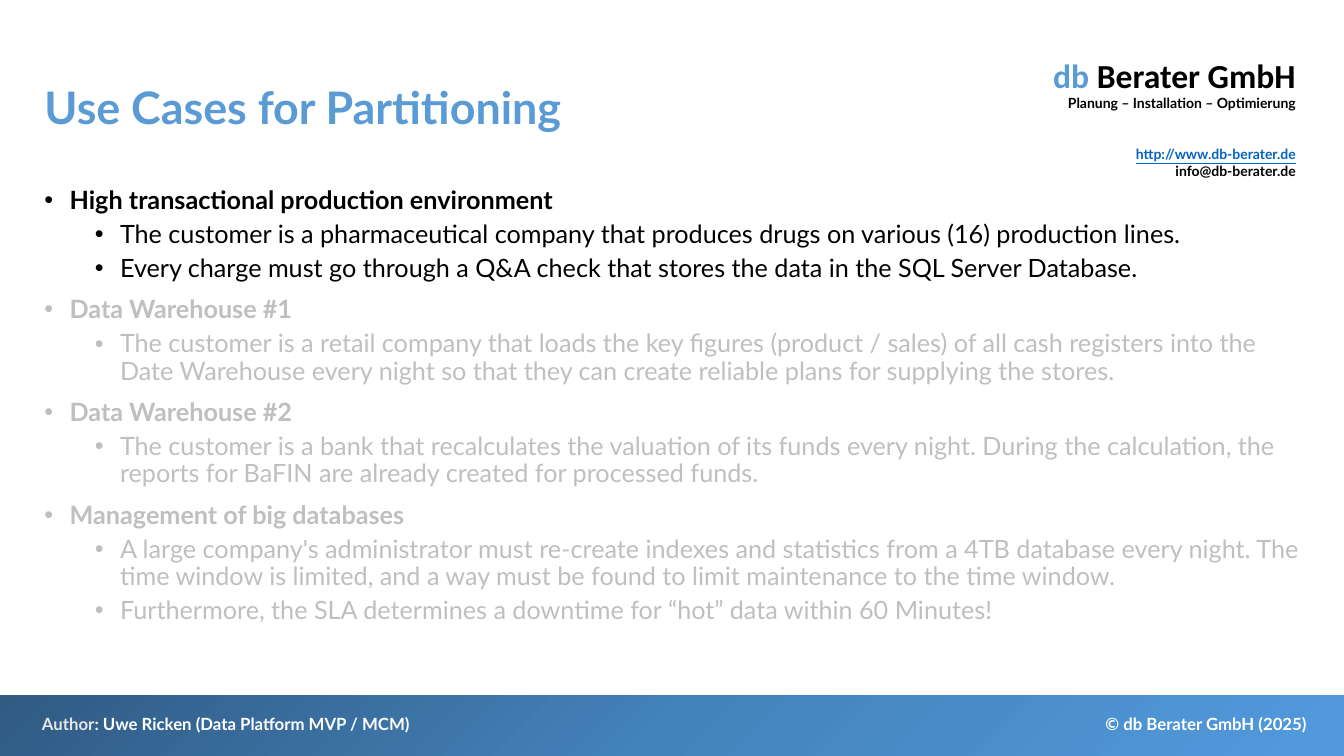
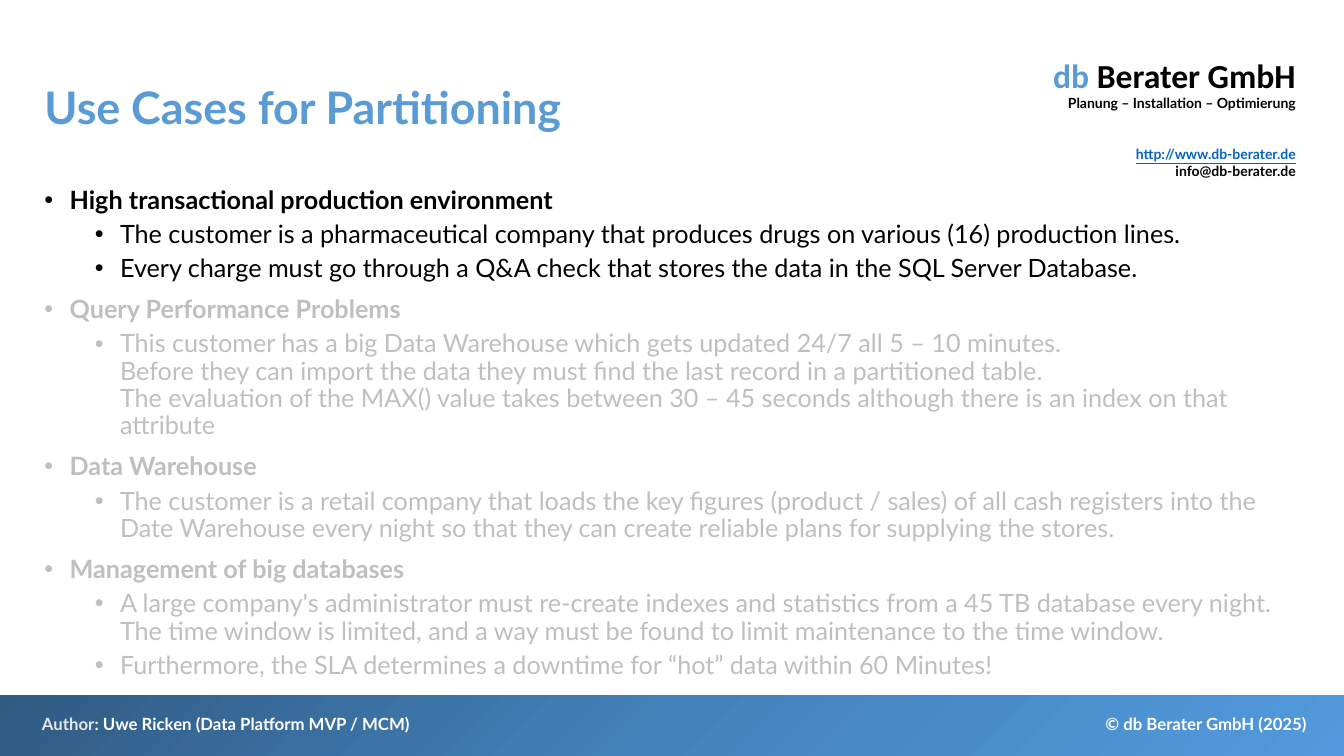
Before and after one commit to db-berater/SQL-Server-Partitioning-for-Data-Management, a slide deck: slide 6 of 01 - Documents and Preparation/SQL Server Partitioning - Speed up your workload.pptx. Drawn at 1344x756 pixels with LibreOffice and Linux fonts; fonts in the diff are those of the drawing. Boxes give left, top, right and bottom in pixels: in the first picture for what was removed or moved away, otherwise in the second. Text is boxed around its words. In the diff, an @@ line names an element or a change of style, - is before the commit and + after.

```diff
--- a/01 - Documents and Preparation/SQL Server Partitioning - Speed up your workload.pptx
+++ b/01 - Documents and Preparation/SQL Server Partitioning - Speed up your workload.pptx
@@ text at [70,299,1227,475]: text changed; bold off @@
-• Data Warehouse #1
+• Query Performance Problems
+  • This customer has a big Data Warehouse which gets updated 24/7 all 5 – 10 minutes.
+    Before they can import the data they must find the last record in a partitioned table.
+    The evaluation of the MAX() value takes between 30 – 45 seconds although there is an index on that attribute
+• Data Warehouse
@@ text at [70,402,1274,486]: paragraphs removed @@
-• Data Warehouse #2
-  • The customer is a bank that recalculates the valuation of its funds every night. During the calculation, the reports for BaFIN are already created for processed funds.
@@ text at [120,594,1271,644]: text changed @@
-  • A large company's administrator must re-create indexes and statistics from a 4TB database every night. The time window is limited, and a way must be found to limit maintenance to the time window.
+  • A large company's administrator must re-create indexes and statistics from a 45 TB database every night. The time window is limited, and a way must be found to limit maintenance to the time window.
```
Also in this commit, not shown: 13 other slides changed, 1 slide added, 1 slide removed, 13 other files.
